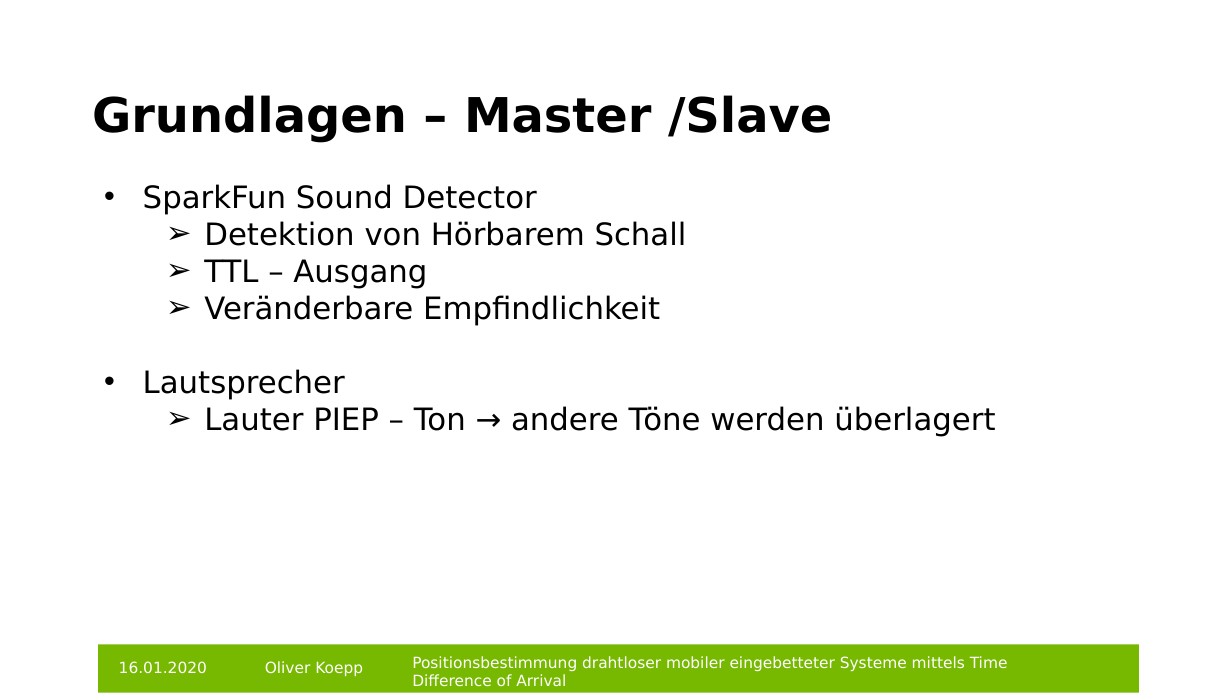
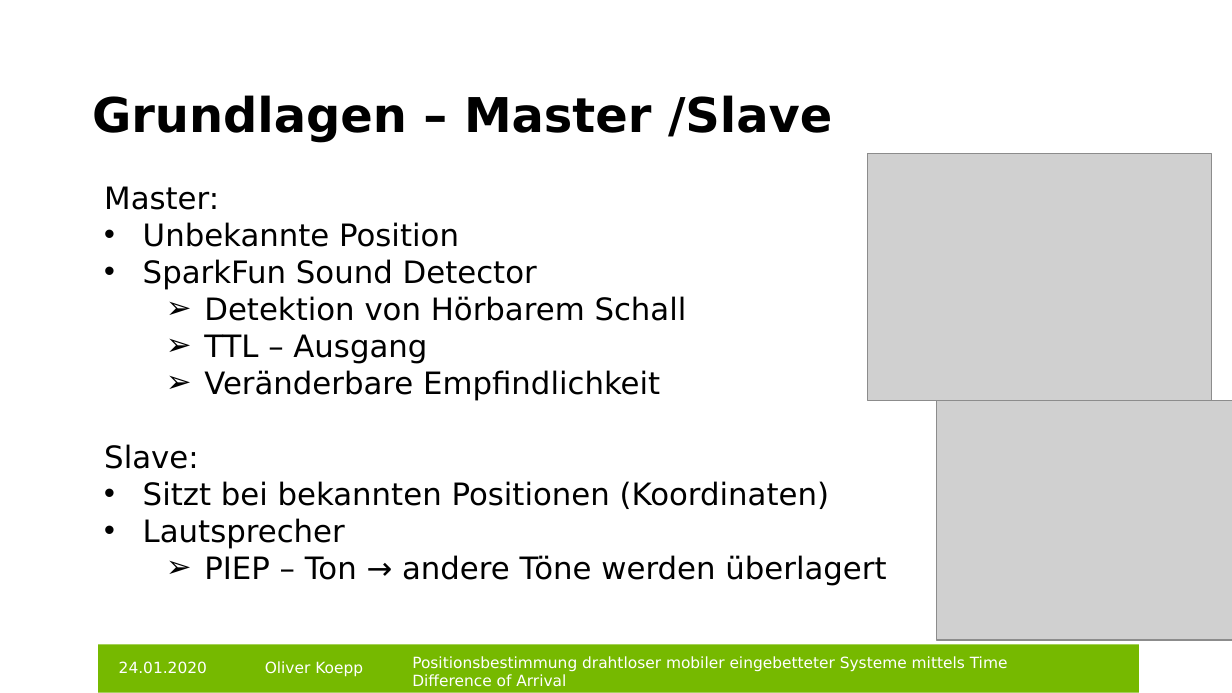
Before and after one commit to git-oliver/Bachelor-thesis, a slide deck: slide 5 of bachelorarbeit_vortrag.pptx. Drawn at 1232x693 pixels with LibreOffice and Linux fonts; fonts in the diff are those of the drawing; grey boxes stand for pictures; background and template pictures are left out. Boxes give left, top, right and bottom in pixels: in the first picture for what was removed or moved away, otherwise in the second. Text is boxed around its words. In the diff, an @@ line names an element or a change of style, - is before the commit and + after.

```diff
--- a/bachelorarbeit_vortrag.pptx
+++ b/bachelorarbeit_vortrag.pptx
@@ picture added at (x1=867, y1=154, x2=1211, y2=400) @@
@@ text at (x1=104, y1=186, x2=459, y2=247): paragraphs added @@
+Master:
+• Unbekannte Position
@@ picture added at (x1=936, y1=400, x2=1232, y2=641) @@
@@ text at (x1=104, y1=444, x2=829, y2=509): paragraphs added @@
+  Slave:
+  • Sitzt bei bekannten Positionen (Koordinaten)
@@ text at (x1=204, y1=555, x2=886, y2=586): text changed @@
-    ➢ Lauter PIEP – Ton → andere Töne werden überlagert
+    ➢ PIEP – Ton → andere Töne werden überlagert
@@ text at (x1=119, y1=661, x2=207, y2=674): text changed @@
-16.01.2020
+24.01.2020
```
Also in this commit, not shown: 15 other slides changed, 2 slides removed, 1 other file.
